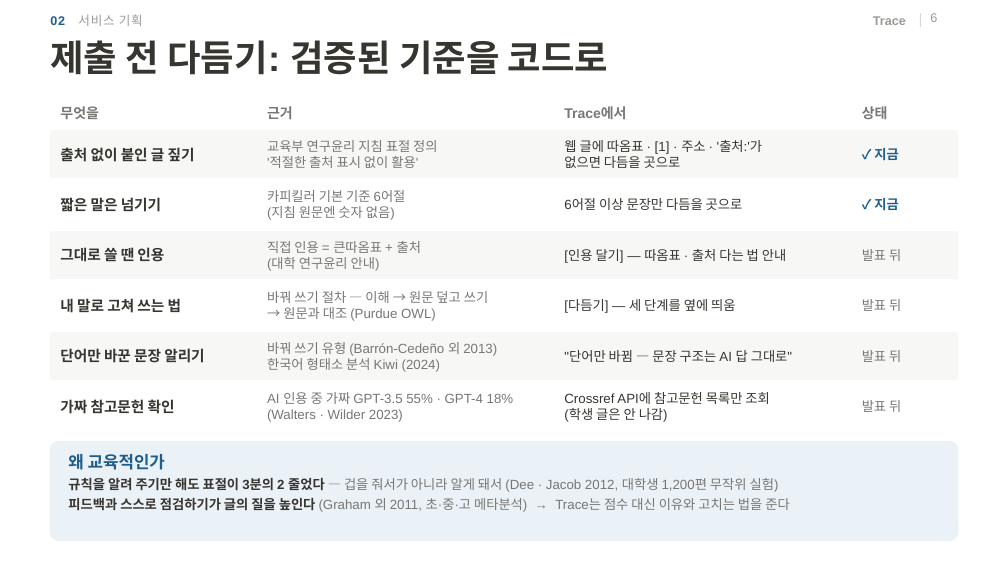
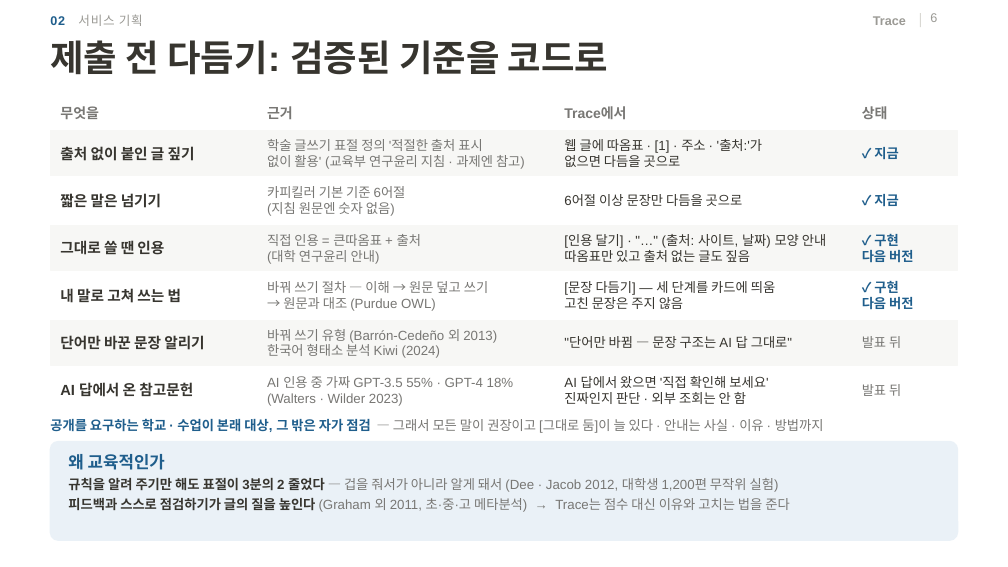
Before and after one commit to 20233014-KYH/trace, a slide deck: slide 6 of deck/중간발표_김용현.pptx. Drawn at 1008x567 pixels with LibreOffice and Linux fonts; fonts in the diff are those of the drawing; background and template pictures are left out. Boxes give left, top, right and bottom in pixels: in the first picture for what was removed or moved away, otherwise in the second. Text is boxed around its words. In the diff, an @@ line names an element or a change of style, - is before the commit and + after.

```diff
--- a/deck/중간발표_김용현.pptx
+++ b/deck/중간발표_김용현.pptx
@@ text at (x1=267, y1=139, x2=525, y2=169): text changed @@
-교육부 연구윤리 지침 표절 정의
-'적절한 출처 표시 없이 활용'
+학술 글쓰기 표절 정의 '적절한 출처 표시
+없이 활용' (교육부 연구윤리 지침 · 과제엔 참고)
@@ 6 texts, 2 rectangles moved together from (x1=50, y1=181, x2=958, y2=278) to (x1=50, y1=178, x2=958, y2=270) @@
@@ text at (x1=564, y1=234, x2=826, y2=262): text changed @@
-[인용 달기] — 따옴표 · 출처 다는 법 안내
+[인용 달기] · "…" (출처: 사이트, 날짜) 모양 안내
+따옴표만 있고 출처 없는 글도 짚음
@@ text at (x1=862, y1=234, x2=913, y2=262): text changed; text colour #787774 to #1F5E8C; bold on @@
-발표 뒤
+✓ 구현
+다음 버전
@@ text at (x1=564, y1=281, x2=775, y2=309): text changed @@
-[다듬기] — 세 단계를 옆에 띄움
+[문장 다듬기] — 세 단계를 카드에 띄움
+고친 문장은 주지 않음
@@ text at (x1=862, y1=281, x2=913, y2=310): text changed; text colour #787774 to #1F5E8C; bold on @@
-발표 뒤
+✓ 구현
+다음 버전
@@ 6 texts, 2 rectangles moved together from (x1=50, y1=282, x2=958, y2=379) to (x1=50, y1=273, x2=958, y2=365) @@
@@ 2 texts, 1 rectangle moved together from (x1=50, y1=383, x2=958, y2=429) to (x1=50, y1=368, x2=958, y2=412) @@
@@ text at (x1=60, y1=382, x2=193, y2=397): text changed @@
-가짜 참고문헌 확인
+AI 답에서 온 참고문헌
@@ text at (x1=564, y1=376, x2=768, y2=404): text changed @@
-Crossref API에 참고문헌 목록만 조회
-(학생 글은 안 나감)
+AI 답에서 왔으면 '직접 확인해 보세요'
+진짜인지 판단 · 외부 조회는 안 함
@@ text added at (x1=50, y1=418, x2=824, y2=433), 9.5 pt, text #787774 @@
+공개를 요구하는 학교 · 수업이 본래 대상, 그 밖은 자가 점검 — 그래서 모든 말이 권장이고 [그대로 둠]이 늘 있다 · 안내는 사실 · 이유 · 방법까지
```
Also in this commit, not shown: 4 other slides changed, 12 other files.
